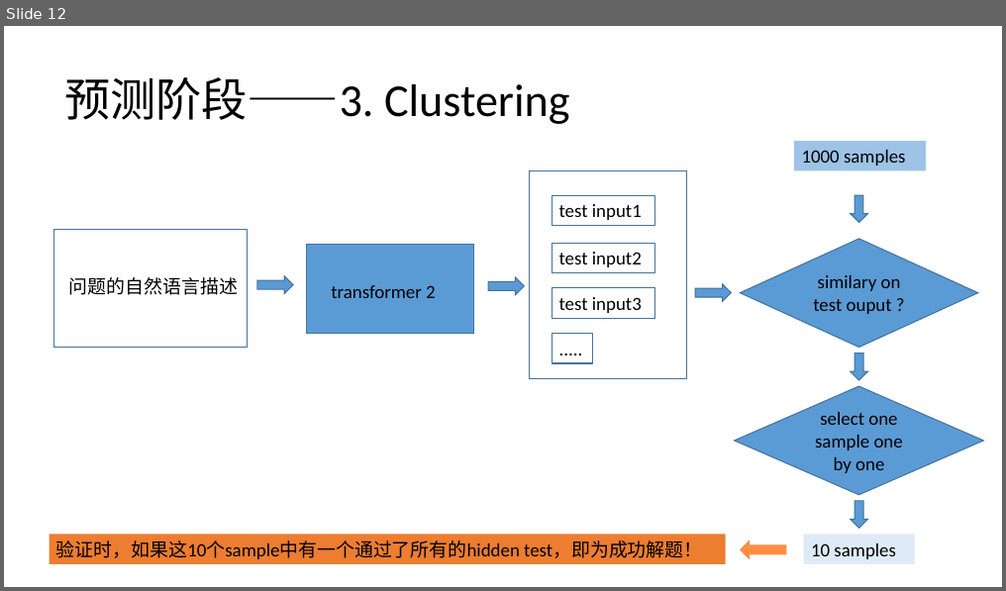
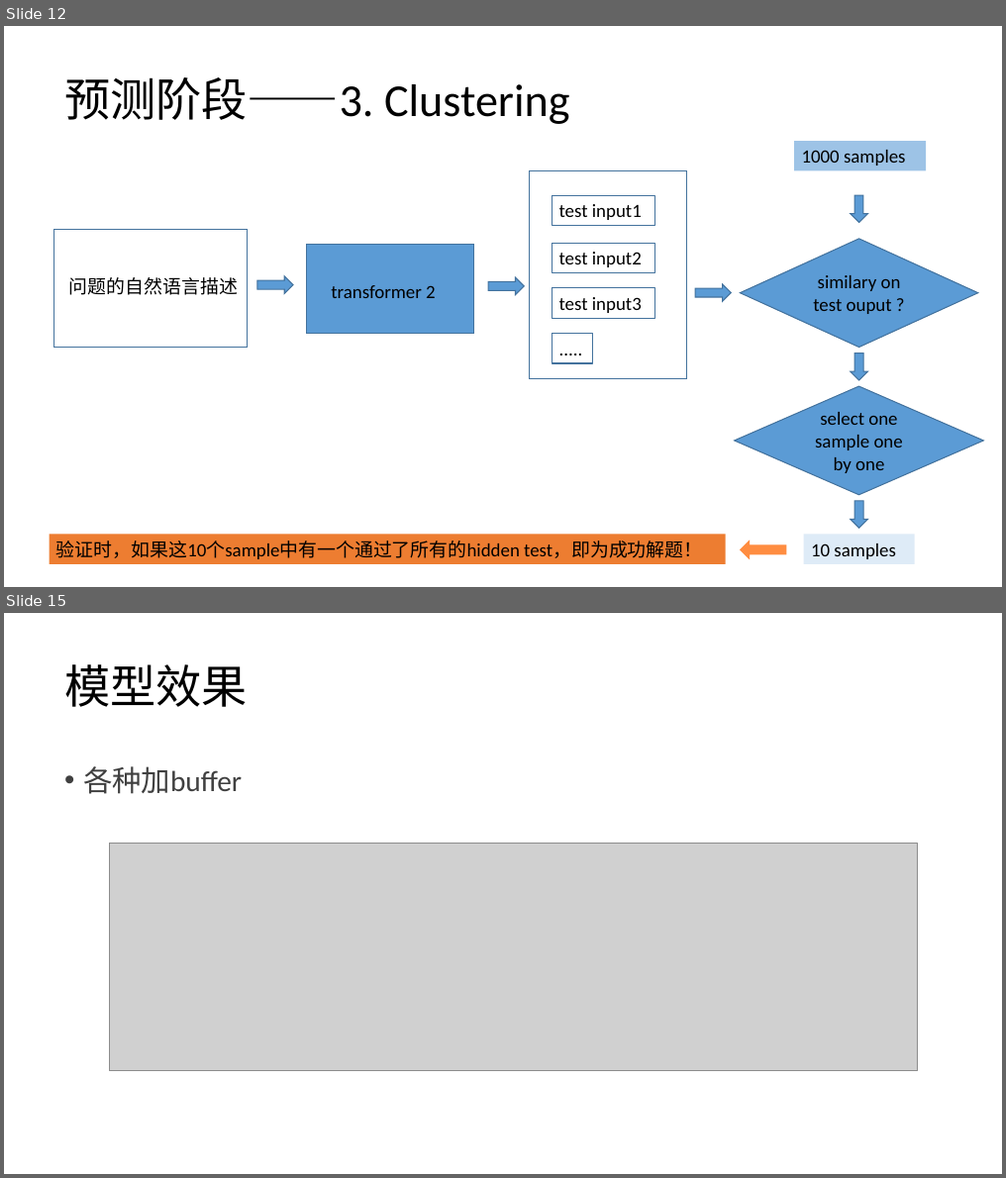
Before and after one commit to kevinva/paperReport, a slide deck: presentation/hezhi_AlphaCode.pptx. Shown one above the other, each under a label of ours: slide 12 before the commit, slides 12 and 15 after it; the slides between them are not shown. The pictures are 1006x591 and 1006x1178 pixels, drawn with LibreOffice and Linux fonts; fonts in the diff are those of the drawing; grey boxes stand for pictures. Boxes give left, top, right and bottom in pixels: in the first picture for what was removed or moved away, otherwise in the second. Text is boxed around its words. In the diff, an @@ line names an element or a change of style, - is before the commit and + after.

```diff
--- a/presentation/hezhi_AlphaCode.pptx
+++ b/presentation/hezhi_AlphaCode.pptx
@@ slide 15 added at (4, 613, 1002, 1174), background #FFFFFF @@
@@ title added at (64, 664, 248, 707), 44 pt, text #000000 @@
+模型效果
@@ text added at (83, 766, 242, 794), 28 pt, text #404040 @@
+• 各种加buffer
@@ picture added at (110, 843, 918, 1071) @@
```
Also in this commit, not shown: 1 slide changed, 7 other slides added.
